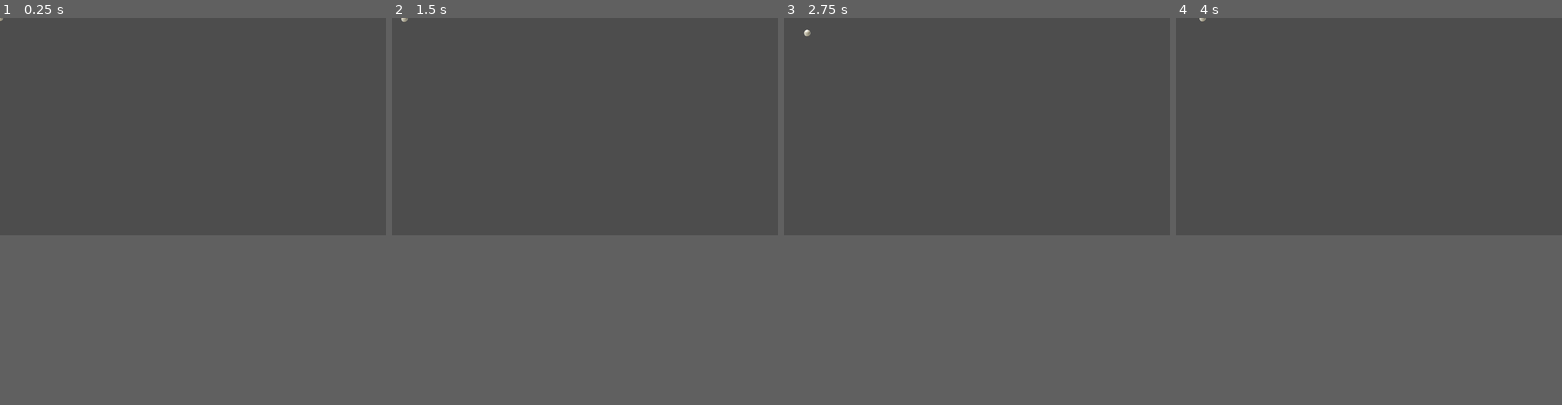
Above: before the commit, frames 1-4 (left to right).
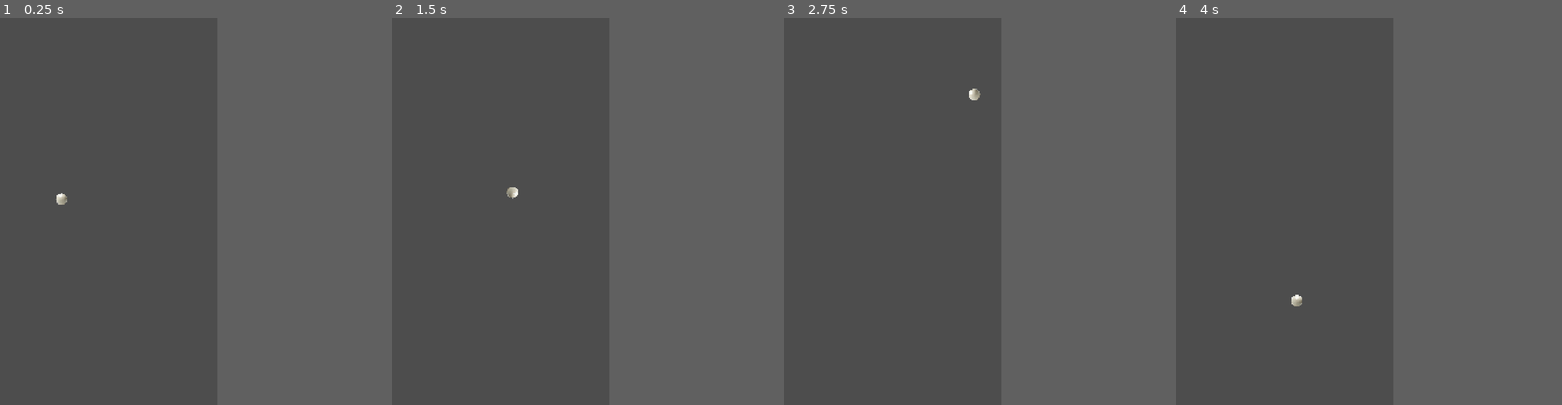
Above: after the commit, the same moments.

Repository: top-it-090304/Improvisation
Game: Godot game, scene res://world.tscn
Same seed, same stepped clock (60 frames per second), same inputs: the game is played once before the commit and once after it. Before the commit the project starts from res://player.tscn.
Inputs (mouse positions are in pixels of both pictures, inside the frame that each line leads up to):
- Up to frame 1 (0.25 s): no input
- Up to frame 2 (1.5 s): move the mouse to (669, 114) at 0.52 s; hold Right (ui_right) 0.53-1.28 s; move the mouse to (507, 137) at 1.27 s; hold Down (ui_down) from 1.28 s (still down)
- Up to frame 3 (2.75 s): move the mouse to (1015, 79) at 2.02 s; release Down (ui_down) at 2.03 s; hold Right (ui_right) from 2.03 s (still down)
- Up to frame 4 (4 s): move the mouse to (1349, 168) at 2.77 s; release Right (ui_right) at 2.78 s; hold Up (ui_up) 2.78-3.53 s; move the mouse to (1484, 157) at 3.52 s; hold Left (ui_left) from 3.53 s (still down)
In our replay, the window is 799x449 before the commit and 450x800 after it. These sizes can differ from the game's own. Grey fills any space a smaller window leaves; there, only what the larger window draws over its background counts as a difference.

The runs differ from the first frame. In frame 1, less than 0.1% of the frame differs, in the area x 0-18%, y 0-49%; in frame 2, less than 0.1%; in frame 3, less than 0.1%, in the area x 5-51%, y 3-22%; in frame 4, less than 0.1%.

Commit message:
Стены, физика, управление
+ Невидимые стены. Шарик не выходит за пределы поля;
+ Физика удара с отскоком;
+ Управление по условию: если устройство имеет акселерометр, то управление осуществляется с его помощью, иначе шарик преследует мышь.

Diff:
--- /dev/null
+++ b/ball.gd
@@ -0,0 +1,41 @@
+extends RigidBody2D
+
+# Настройки для физического "ощущения"
+const ACCEL_SENSITIVITY = 180.0  # Усиление наклона акселерометра
+const MOUSE_ATTRACTION = 10.0   # Коэффициент "тяти" к мыши
+const AIR_RESISTANCE = 0.5      # Сопротивление воздуха (Damping)
+
+func _ready() -> void:
+	gravity_scale = 0.0          # Вид сверху, гравитация не тянет вниз
+	linear_damp = AIR_RESISTANCE # Постепенно гасит скорость, как трение
+
+	# Настройка PhysicsMaterial для отскока
+	if not physics_material_override:
+		var mat = PhysicsMaterial.new()
+		mat.bounce = 0.75        # Упругость металла
+		mat.friction = 0.1       # Гладкий металл
+		physics_material_override = mat
+
+func _integrate_forces(state: PhysicsDirectBodyState2D) -> void:
+	var accel = Input.get_accelerometer()
+
+	if accel.length() > 0.1:
+		var force = Vector2(accel.x, -accel.y) * ACCEL_SENSITIVITY
+		apply_central_force(force)
+	else:
+		var target_pos = get_global_mouse_position()
+		var to_mouse = target_pos - global_position
+		var distance = to_mouse.length()
+
+		# Если мышь далеко — тянем шарик силой
+		if distance > 5:
+			var mouse_force = to_mouse * MOUSE_ATTRACTION
+			apply_central_force(mouse_force)
+		else:
+			# ЭТОТ БЛОК РЕШАЕТ ПРОБЛЕМУ:
+			# Когда мы точно на мышке, мы плавно гасим остаточную скорость,
+			# но оставляем объект "активным" для столкновений.
+			state.linear_velocity = state.linear_velocity.lerp(Vector2.ZERO, 0.2)
+
+			# Принудительно будим тело, чтобы оно реагировало на стены или другие объекты
+			sleeping = false
--- /dev/null
+++ b/ball.tscn
@@ -0,0 +1,23 @@
+[gd_scene format=3 uid="uid://cvt7yxp5uxv2g"]
+
+[ext_resource type="Texture2D" uid="uid://c0fecihjcpr0l" path="res://Ball.png" id="1_x8fbi"]
+
+[sub_resource type="PhysicsMaterial" id="PhysicsMaterial_x8fbi"]
+friction = 0.1
+bounce = 0.7
+
+[sub_resource type="CircleShape2D" id="CircleShape2D_41u45"]
+radius = 29.0
+
+[node name="Ball" type="RigidBody2D" unique_id=1990782279]
+physics_material_override = SubResource("PhysicsMaterial_x8fbi")
+continuous_cd = 1
+
+[node name="Ball" type="Sprite2D" parent="." unique_id=492431026]
+scale = Vector2(0.026527405, 0.026799012)
+texture = ExtResource("1_x8fbi")
+
+[node name="Shape" type="CollisionShape2D" parent="." unique_id=1676960396]
+position = Vector2(0, 1)
+shape = SubResource("CircleShape2D_41u45")
+debug_color = Color(0.8290475, 0.38077244, 0.2872445, 0.41960785)
--- a/player.gd
+++ /dev/null
@@ -1,23 +0,0 @@
-extends CharacterBody2D
-
-const ACCELERATION = 100
-const MAX_SPEED = 60
-
-func _physics_process(delta):
-	var x_input = Input.get_action_strength("ui_right") - Input.get_action_strength("ui_left")
-	var y_input = Input.get_action_strength("ui_down") - Input.get_action_strength("ui_up")
-
-	if x_input != 0:
-		velocity.x += x_input * ACCELERATION * delta
-		velocity.x = clamp(velocity.x, -MAX_SPEED, MAX_SPEED)
-	else:
-		velocity.x = move_toward(velocity.x, 0, ACCELERATION * delta)
-
-	if y_input != 0:
-		velocity.y += y_input * ACCELERATION * delta
-		velocity.y = clamp(velocity.y, -MAX_SPEED, MAX_SPEED)
-	else:
-		velocity.y = move_toward(velocity.y, 0, ACCELERATION * delta)
-
-	move_and_slide()
-#hello world
--- a/player.tscn
+++ /dev/null
@@ -1,18 +0,0 @@
-[gd_scene format=3 uid="uid://birblg11uwsgn"]
-
-[ext_resource type="Texture2D" uid="uid://c0fecihjcpr0l" path="res://Ball.png" id="1_4flbx"]
-[ext_resource type="Script" uid="uid://dx0b65vpfxlt3" path="res://player.gd" id="1_onrkg"]
-
-[sub_resource type="CircleShape2D" id="CircleShape2D_onrkg"]
-
-[node name="Player" type="CharacterBody2D" unique_id=1852234601]
-script = ExtResource("1_onrkg")
-
-[node name="Ball" type="Sprite2D" parent="." unique_id=1284565061]
-position = Vector2(0, -0.5000014)
-scale = Vector2(0.00894165, 0.009033202)
-texture = ExtResource("1_4flbx")
-
-[node name="Shape" type="CollisionShape2D" parent="." unique_id=2106873037]
-shape = SubResource("CircleShape2D_onrkg")
-debug_color = Color(0.8290475, 0.38077244, 0.2872445, 0.41960785)
--- a/project.godot
+++ b/project.godot
@@ -11,9 +11,25 @@
 [application]
 
 config/name="MazeBall"
-run/main_scene="uid://birblg11uwsgn"
+run/main_scene="uid://djt1a8n5rq3a6"
 config/features=PackedStringArray("4.6", "GL Compatibility")
 config/icon="res://icon.svg"
+
+[display]
+
+window/size/viewport_width=1080
+window/size/viewport_height=1920
+window/size/resizable=false
+window/size/window_width_override=540
+window/size/window_height_override=960
+window/stretch/mode="canvas_items"
+window/handheld/orientation=1
+
+[input_devices]
+
+sensors/enable_accelerometer=true
+sensors/enable_gravity=true
+sensors/enable_gyroscope=true
 
 [physics]
 
@@ -24,3 +40,4 @@
 rendering_device/driver.windows="d3d12"
 renderer/rendering_method="gl_compatibility"
 renderer/rendering_method.mobile="gl_compatibility"
+textures/vram_compression/import_etc2_astc=true
--- /dev/null
+++ b/walls.tscn
@@ -0,0 +1,15 @@
+[gd_scene format=3 uid="uid://da42ck6cfmqf5"]
+
+[node name="Walls" type="StaticBody2D" unique_id=1616081594]
+
+[node name="Top" type="CollisionPolygon2D" parent="." unique_id=471685003]
+polygon = PackedVector2Array(0, 0, 0, 80, 1080, 80, 1080, 0, 737.35986, 0)
+
+[node name="Bottom" type="CollisionPolygon2D" parent="." unique_id=1734373038]
+polygon = PackedVector2Array(0, 1920, 1080, 1920, 1080, 1840, 0, 1840)
+
+[node name="Left" type="CollisionPolygon2D" parent="." unique_id=76067933]
+polygon = PackedVector2Array(0, 80, 80, 80, 80, 1840, 0, 1840)
+
+[node name="Right" type="CollisionPolygon2D" parent="." unique_id=1459063968]
+polygon = PackedVector2Array(1000, 80, 1080, 80, 1080, 1840, 1000, 1840)
--- a/world.tscn
+++ b/world.tscn
@@ -1,7 +1,13 @@
 [gd_scene format=3 uid="uid://djt1a8n5rq3a6"]
 
-[ext_resource type="PackedScene" uid="uid://birblg11uwsgn" path="res://player.tscn" id="1_f3sb7"]
+[ext_resource type="PackedScene" uid="uid://da42ck6cfmqf5" path="res://walls.tscn" id="1_fj7yv"]
+[ext_resource type="PackedScene" uid="uid://cvt7yxp5uxv2g" path="res://ball.tscn" id="2_tlwt5"]
+[ext_resource type="Script" uid="uid://db4ut04ffgvmi" path="res://ball.gd" id="3_aqk2v"]
 
 [node name="World" type="Node2D" unique_id=1338697159]
 
-[node name="Player" parent="." unique_id=1852234601 instance=ExtResource("1_f3sb7")]
+[node name="Walls" parent="." unique_id=1616081594 instance=ExtResource("1_fj7yv")]
+
+[node name="Ball" parent="." unique_id=1990782279 instance=ExtResource("2_tlwt5")]
+position = Vector2(236, 879)
+script = ExtResource("3_aqk2v")
Not shown, added: ball.gd.uid
Not shown, added: export_presets.cfg
Not shown, removed: player.gd.uid
